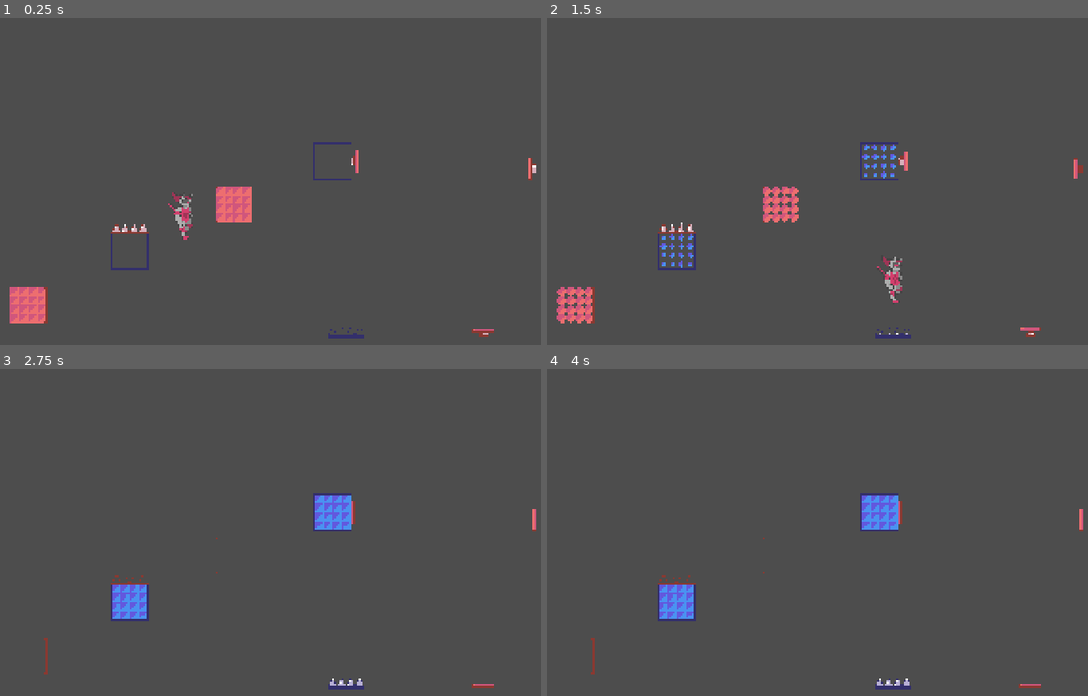
Above: before the commit, frames 1-4 (two rows, left to right).
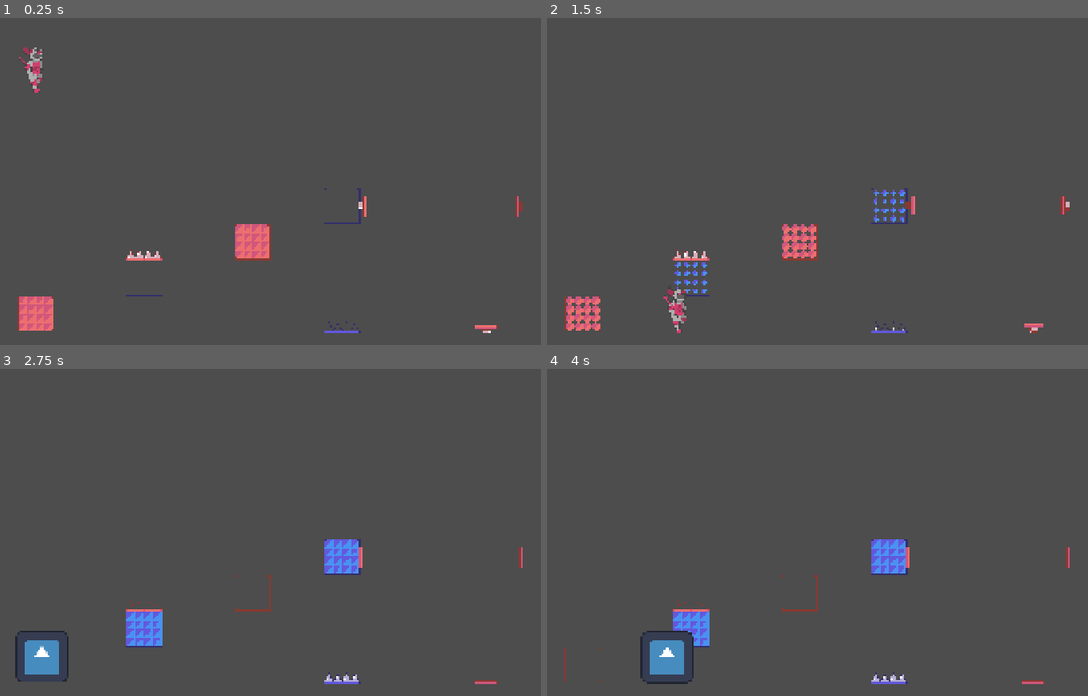
Above: after the commit, the same moments.

Repository: MatheoBrassart/The-Adventure-of-Beep-n-Boo-p
Game: Godot game, scene res://scenes/levels/level_test.tscn
The game is run twice, just before and just after one commit, with the same random seed, the same clock (stepped at 60 frames per second) and the same inputs. The engine's default icon, where the game draws it, is replaced by a stand-in: a white triangle on a blue panel in a dark square.
Inputs:
- Up to frame 1 (0.25 s): no input
- Up to frame 2 (1.5 s): hold D (move_right) from 0.53 s (still down); tap Shift (switch_character) at 0.6, 1.35 s; tap Space (jump) at 0.77 s
- Up to frame 3 (2.75 s): tap Space (jump) at 1.52 s; release D (move_right) at 2.03 s; hold A (move_left) from 2.03 s (still down); tap Shift (switch_character) at 2.1 s
- Up to frame 4 (4 s): release A (move_left) at 2.78 s; hold D (move_right) from 2.78 s (still down); tap Shift (switch_character) at 2.85, 3.6 s; tap Space (jump) at 3.02, 3.77 s

The runs differ from the first frame. In frame 1, 3.9% of the frame differs, in the area x 1-100%, y 9-99%; in frame 2, 4.2%; in frame 3, 4.5%, in the area x 2-100%, y 37-99%; in frame 4, 4.4%.

Commit message:
Setting up level creation

Diff:
--- a/the-adventure-of-beep-n'-boop/scenes/levels/level_test.tscn
+++ b/the-adventure-of-beep-n'-boop/scenes/levels/level_test.tscn
@@ -11,54 +11,53 @@
 [node name="LevelTest" type="Node2D"]
 
 [node name="Camera2D" type="Camera2D" parent="."]
-position = Vector2(600, 400)
+position = Vector2(548.7, 308.6)
 rotation = -1.5707964
-zoom = Vector2(1.8, 1.8)
+zoom = Vector2(1.75, 1.75)
 
 [node name="Player" parent="." instance=ExtResource("1_jp5fc")]
-position = Vector2(378, 428)
+position = Vector2(64, 87)
 
 [node name="StaticBody2D" type="StaticBody2D" parent="."]
-position = Vector2(4, 406)
+position = Vector2(0, 310)
 
 [node name="CollisionShape2D" type="CollisionShape2D" parent="StaticBody2D"]
-position = Vector2(1, -1)
 shape = SubResource("WorldBoundaryShape2D_e73ws")
 
 [node name="Level elements" type="Node2D" parent="."]
 
 [node name="PicsChangeBeep" parent="Level elements" instance=ExtResource("2_4ptlp")]
-position = Vector2(284, 477)
+position = Vector2(248, 434)
 
 [node name="BlocChangeBeep2" parent="Level elements" instance=ExtResource("3_ycf23")]
-position = Vector2(284, 537)
+position = Vector2(248, 496)
 WHICH_CHARACTER_IS_IT = 1
 
 [node name="BlocChangeBeep" parent="Level elements" instance=ExtResource("3_ycf23")]
-position = Vector2(114, 628)
+position = Vector2(62, 558)
 
 [node name="PicsChangeBeep2" parent="Level elements" instance=ExtResource("2_4ptlp")]
-position = Vector2(646, 650)
+position = Vector2(589, 558)
 WHICH_CHARACTER_IS_IT = 1
 
 [node name="BlocChange" parent="Level elements" instance=ExtResource("3_ycf23")]
-position = Vector2(457, 459)
+position = Vector2(434, 434)
 
 [node name="BlocChange2" parent="Level elements" instance=ExtResource("3_ycf23")]
-position = Vector2(623, 387)
+position = Vector2(589, 372)
 WHICH_CHARACTER_IS_IT = 1
 
 [node name="RessortChange" parent="Level elements" instance=ExtResource("4_4ptlp")]
-position = Vector2(876, 647)
+position = Vector2(837, 558)
 
 [node name="RessortChange2" parent="Level elements" instance=ExtResource("4_4ptlp")]
-position = Vector2(1089, 645)
+position = Vector2(1023, 558)
 WHICH_CHARACTER_IS_IT = 1
 
 [node name="RessortChange3" parent="Level elements" instance=ExtResource("4_4ptlp")]
-position = Vector2(687, 387)
+position = Vector2(651, 372)
 rotation = 1.5707964
 
 [node name="RessortChange4" parent="Level elements" instance=ExtResource("4_4ptlp")]
-position = Vector2(931, 399)
+position = Vector2(868, 372)
 rotation = -1.5707964
--- a/the-adventure-of-beep-n'-boop/scripts/pics_change.gd
+++ b/the-adventure-of-beep-n'-boop/scripts/pics_change.gd
@@ -24,7 +24,6 @@
 
 	# When appearing, check if the right character is active or not
 	var CURRENT_ACTIVE_CHARACTER = get_tree().get_first_node_in_group("Player")
-	print(CURRENT_ACTIVE_CHARACTER)
 	if not CURRENT_ACTIVE_CHARACTER.CURRENT_ACTIVE_CHARACTER == WHICH_CHARACTER_IS_IT:
 		deactivate()
 		rightSprite.play("defaultInactive")
--- a/the-adventure-of-beep-n'-boop/scripts/player.gd
+++ b/the-adventure-of-beep-n'-boop/scripts/player.gd
@@ -5,11 +5,10 @@
 var MAX_SPEED = 300.0
 var ACCELERATION = 50
 var DECCELERATION_DIRECTION = 0
+const JUMP_VELOCITY = -600.0
+const GRAVITY_MULTIPLIER = 1.5
 
 var direction = Input.get_axis("move_left", "move_right")
-
-const JUMP_VELOCITY = -600.0
-const GRAVITY_MULTIPLIER = 1.5
 
 # Variable that defines which character is currently active. 0 = Beep, 1 = Boop
 @export var CURRENT_ACTIVE_CHARACTER = 0
@@ -35,7 +34,7 @@
 
 func _physics_process(delta: float) -> void:
 
-	# Add the gravity and reduced decceleration when in the air
+	# Add the gravity and reduces acceleration when in the air
 	if not is_on_floor():
 		velocity += get_gravity() * GRAVITY_MULTIPLIER * delta
 		if not HIT_RESSORT == true:
@@ -78,6 +77,7 @@
 
 func handle_input() -> void:
 
+	# Get direction and moves the player accordingly
 	direction = Input.get_axis("move_left", "move_right")
 
 	if direction == 0:
@@ -110,7 +110,7 @@
 
 func player_death():
 
-	queue_free()
+	get_tree().reload_current_scene()
 
 
 func hit_ressort():
